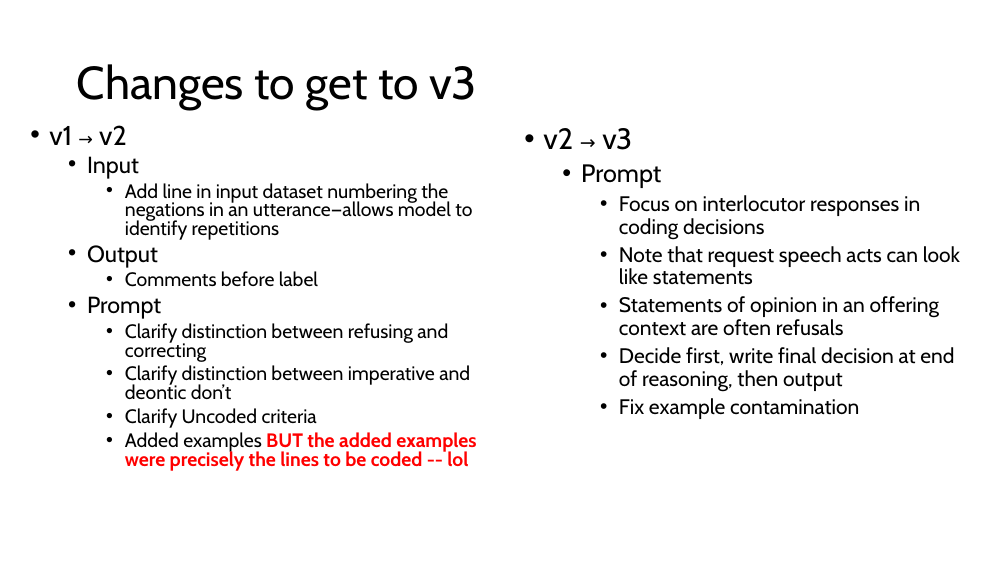
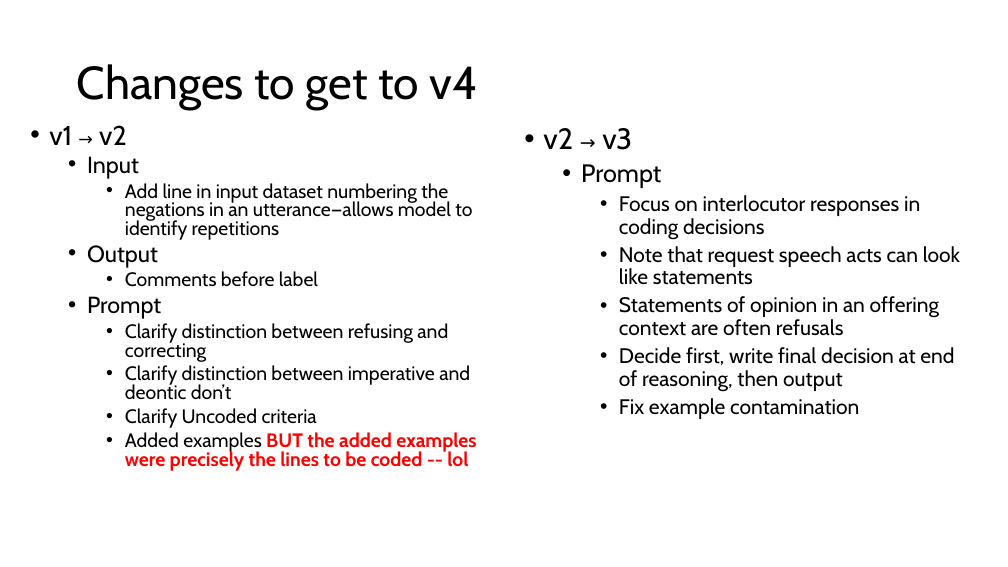
Before and after one commit to annikamh406/XLing-LLM_coding, a slide deck: slide 32 of Write up/2026-07-07_XLing-LLM-coding_lab-meeting.pptx (slide 26 before the commit). Drawn at 1008x567 pixels with LibreOffice and Linux fonts; fonts in the diff are those of the drawing. Boxes give left, top, right and bottom in pixels: in the first picture for what was removed or moved away, otherwise in the second. Text is boxed around its words. In the diff, an @@ line names an element or a change of style, - is before the commit and + after.

```diff
--- a/Write up/2026-07-07_XLing-LLM-coding_lab-meeting.pptx
+++ b/Write up/2026-07-07_XLing-LLM-coding_lab-meeting.pptx
@@ title at [77, 64, 478, 110]: text changed @@
-Changes to get to v3
+Changes to get to v4
```
Also in this commit, not shown: 6 other slides changed, 29 slides added, 11 slides removed, 4 other files.
